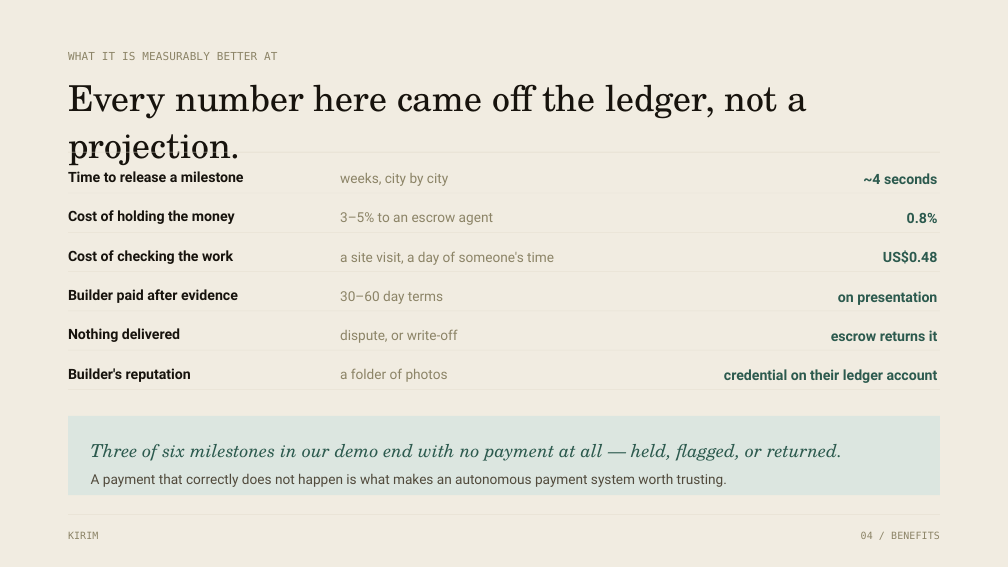
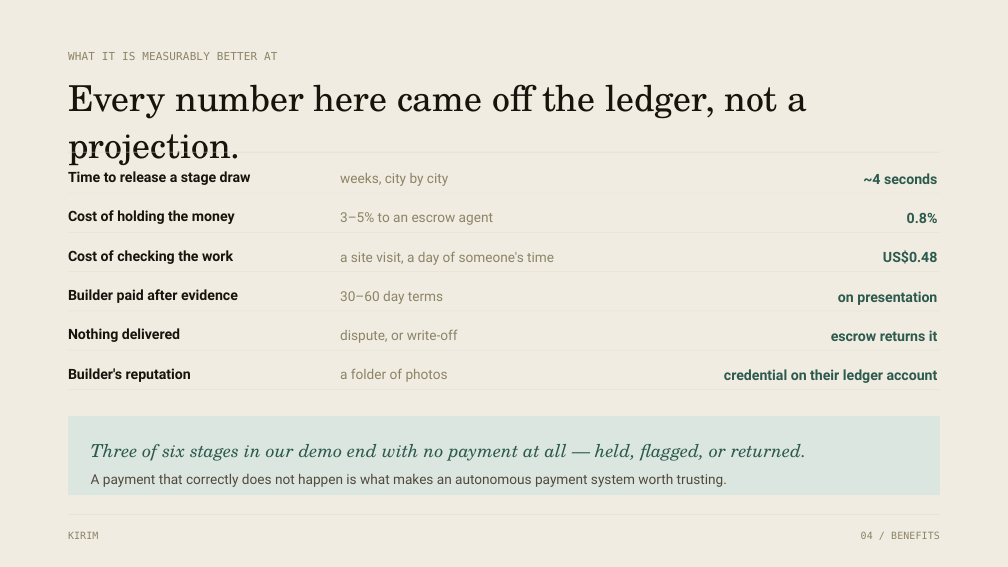
Before and after one commit to likalight/kirim, a slide deck: slide 5 of deck/KIRIM-pitch.pptx. Drawn at 1008x567 pixels with LibreOffice and Linux fonts; fonts in the diff are those of the drawing. Boxes give left, top, right and bottom in pixels: in the first picture for what was removed or moved away, otherwise in the second. Text is boxed around its words. In the diff, an @@ line names an element or a change of style, - is before the commit and + after.

```diff
--- a/deck/KIRIM-pitch.pptx
+++ b/deck/KIRIM-pitch.pptx
@@ text at <box>68,171,251,185</box>: text changed @@
-Time to release a milestone
+Time to release a stage draw
@@ text at <box>91,444,806,461</box>: text changed @@
-Three of six milestones in our demo end with no payment at all — held, flagged, or returned.
+Three of six stages in our demo end with no payment at all — held, flagged, or returned.
```
Also in this commit, not shown: 1 other slide changed, 1 slide added, 1 slide removed, 2 other files.
